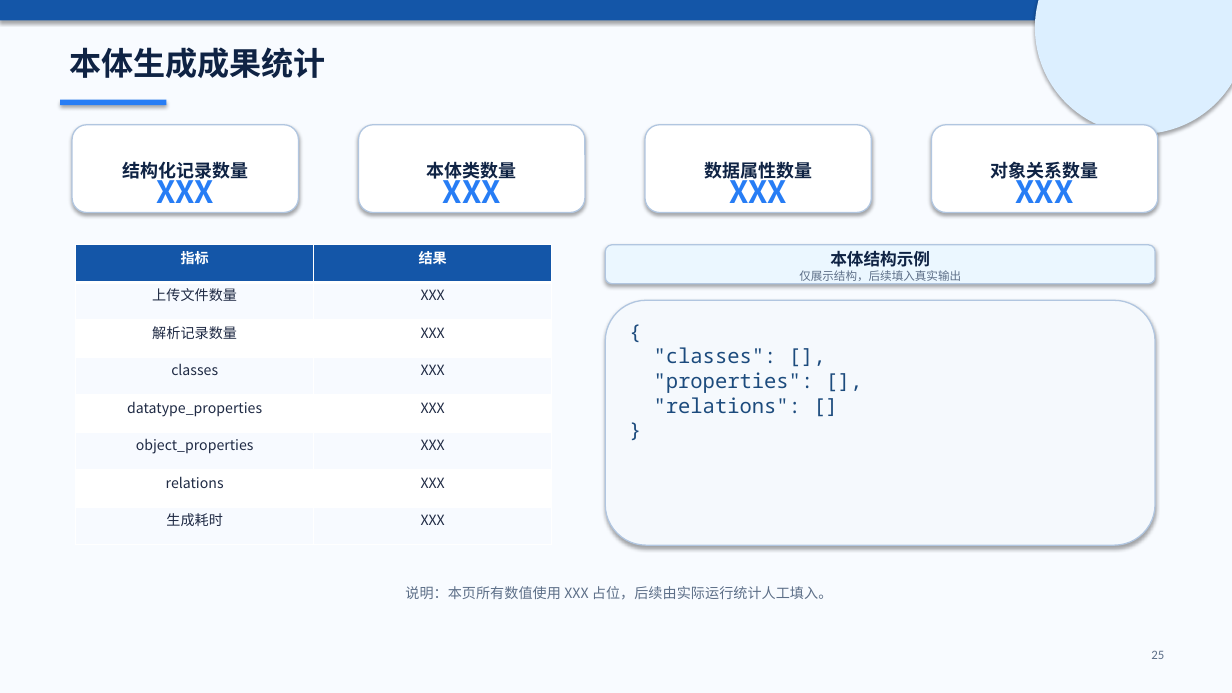
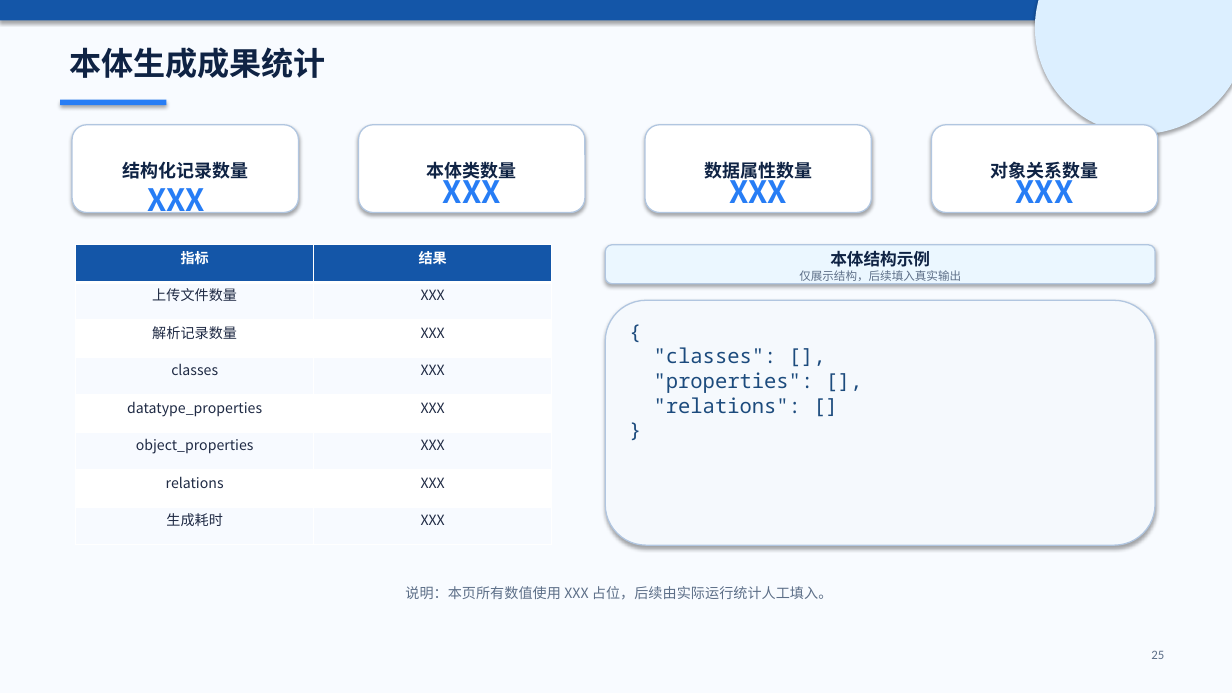
Before and after one commit to czx812/edu-ontology-system, a slide deck: slide 28 of docs/基于大模型智能体的教育本体构建系统_成果展示版.pptx (slide 25 before the commit). Drawn at 1232x693 pixels with LibreOffice and Linux fonts; fonts in the diff are those of the drawing. Boxes give left, top, right and bottom in pixels: in the first picture for what was removed or moved away, otherwise in the second. Text is boxed around its words. In the diff, an @@ line names an element or a change of style, - is before the commit and + after.

```diff
--- a/docs/基于大模型智能体的教育本体构建系统_成果展示版.pptx
+++ b/docs/基于大模型智能体的教育本体构建系统_成果展示版.pptx
@@ text "XXX": place and size @@
-text "XXX" at (156, 172, 214, 203)
+text "XXX" at (147, 188, 205, 216)
```
Also in this commit, not shown: 8 other slides changed, 3 slides added, 29 other files.
